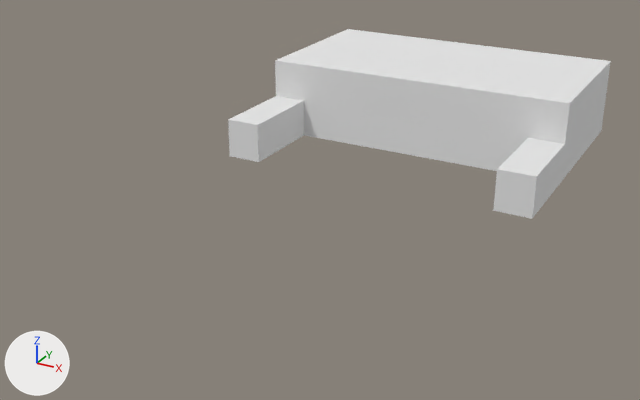
Two versions of the Blender file walkthrough/Assets/Resources/ARCHIVE.blend, one commit apart.
Both versions are drawn from a camera (50 mm lens) standing at (29.4, -61.4, 24.7) and looking at (1.7, -11.0, -0.5). The axes (+X, +Y, +Z) are drawn at lower left. The lights are the same throughout.

The scene before the commit, as lines of its bpy script (objects in view):
```python
me_cube = bpy.data.meshes.new('Cube')
me_cube.from_pydata(...)  # 146 vertices, 66 faces; spans x -2.67..5.33, y -3.33..3.33, z -1.0..1.0
me_cube.materials.append(mat_material)  # white #e7e7e7
ob_cube = bpy.data.objects.new('Cube', me_cube)
ob_cube.location = (0.0, 2.0, 3.0)
ob_cube.scale = (3.0, 3.0, 3.0)
ob_cube.show_transparent = True
```
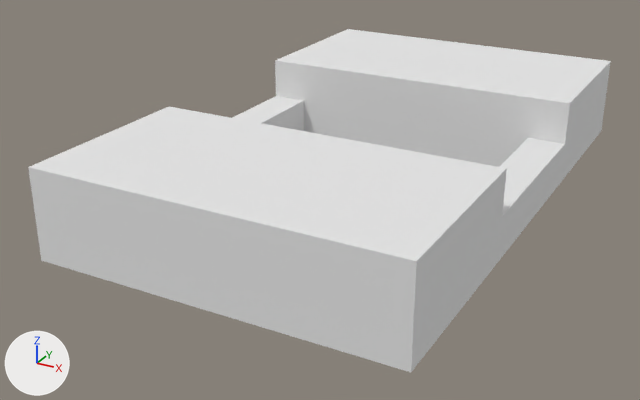
Commit message: Switched halls.

Where the change shows, as pixel boxes (x1, y1, x2, y2) in the pictures (640 x 400 px; the box of a moved part takes in the faces that stretch with it):
'Hall 2', added: after (28, 107, 537, 372)
part 1 of me_cube, moved or reshaped: before (228, 96, 304, 162); after (232, 96, 304, 131)
part 2 of me_cube, moved or reshaped: before (493, 138, 565, 219); after (500, 138, 565, 218)

The change, as a diff of the scene's bpy script:
```diff
--- a/walkthrough/Assets/Resources/ARCHIVE.blend.py
+++ b/walkthrough/Assets/Resources/ARCHIVE.blend.py
@@ me_cube @@
 # used by ob_cube; location = (0.0, 2.0, 3.0); scale = (3.0, 3.0, 3.0)
-me_cube.from_pydata(...)  # 146 vertices, 66 faces; spans x -2.67..5.33, y -3.33..3.33, z -1.0..1.0
+me_cube.from_pydata(...)  # 138 vertices, 64 faces; spans x -2.67..5.33, y -3.33..3.33, z -1.0..1.0
+# me_cube part 1
+# 4 vertices are removed from x -2.67..-1.78, y -3.33, z -1.0..0.0
+# 5 faces are deleted
+# 4 new faces join them
+# me_cube part 2
+# 4 vertices are removed from x 4.44..5.33, y -3.33, z -1.0..0.0
+# 5 faces are deleted
+# 4 new faces join them
 me_cube.materials.append(mat_material)
@@ me_cube_002 @@
+me_cube_002.from_pydata(...)  # 138 vertices, 64 faces; spans x -5.33..2.67, y -3.33..3.33, z -1.0..1.0
+me_cube_002.materials.append(mat_material)  # white #e7e7e7
@@ ob_hall_2 @@
+ob_hall_2 = bpy.data.objects.new('Hall 2', me_cube_002)
+ob_hall_2.location = (8.0, -18.0, 3.0)
+ob_hall_2.scale = (3.0, 3.0, 3.0)
+ob_hall_2.show_transparent = True
```
